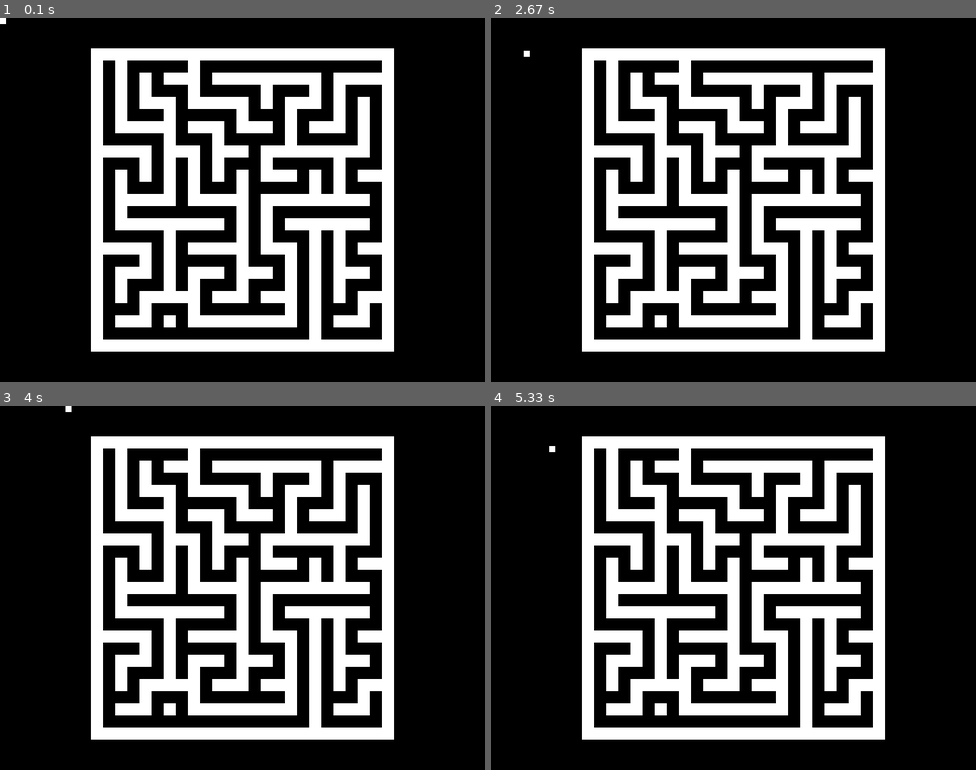
Above: before the commit, frames 1-4 (two rows, left to right).
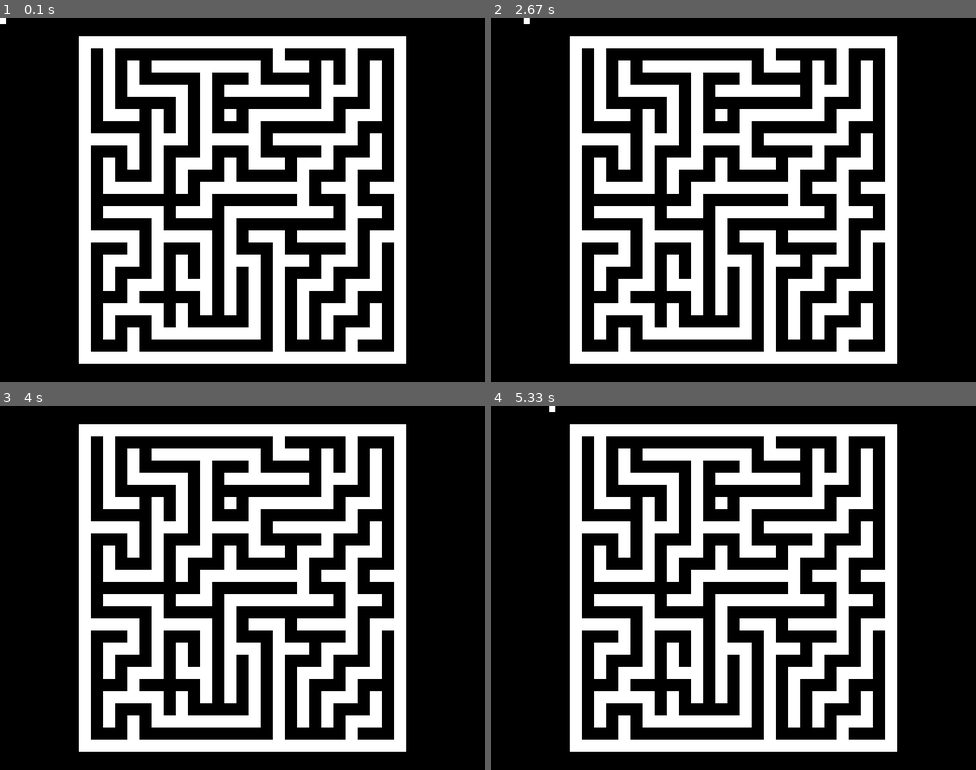
Above: after the commit, the same moments.

Repository: Casserole97/NEA
Game: pygame game, started from MAZE_PYGAME_PROTOTYPE.py
The game is run twice, just before and just after one commit, with the same random seed, the same clock (stepped at 60 frames per second) and the same inputs.
Inputs:
- Up to frame 1 (0.1 s): no input
- Up to frame 2 (2.67 s): hold Right 0.33-0.8 s; hold Up 0.83-1.13 s; hold Right 1.17-1.63 s; hold Left 1.67-2.2 s; hold Down 2.23-2.53 s; hold Left from 2.57 s (still down)
- Up to frame 3 (4 s): release Left at 2.97 s; hold Up 3-3.37 s; hold Right from 3.4 s (still down)
- Up to frame 4 (5.33 s): release Right at 4.03 s; hold Down 4.07-4.43 s; hold Left 4.47-4.93 s; hold Right from 4.97 s (still down)

The runs differ from the first frame. In frame 1, 50% of the frame differs, in the area x 16-84%, y 5-95%; in frame 2, 50%, in the area x 6-84%, y 0-95%; in frame 3, 50%; in frame 4, 50%.

Commit message:
Added two useful constants

Diff:
--- a/MAZE_PYGAME_PROTOTYPE.py
+++ b/MAZE_PYGAME_PROTOTYPE.py
@@ -14,10 +14,12 @@
 # Declaring variables.
 MAX_WIDTH = 800
 MAX_HEIGHT = 600
+COLOR1 = (255, 255, 255)
+COLOR2 = (0, 0, 0)
 
 # Creating the surface which will be displayed.
 DisplaySurface = pygame.display.set_mode((MAX_WIDTH, MAX_HEIGHT))
-DisplaySurface.fill((0, 0, 0))
+DisplaySurface.fill(COLOR2)
 pygame.display.set_caption("Game")
 
 # Basic class that acts as a coordinate on a map.
@@ -96,13 +98,13 @@
     # The grid is drawn on a new surface which is then returned.
     def DrawGrid(self):
         grid_surf = pygame.Surface((self.total_hor_pixels, self.total_ver_pixels))
-        grid_surf.fill((0, 0, 0))
+        grid_surf.fill(COLOR2)
         count1 = 0
         count2 = 0
         for row in self.grid:
             for tile in row:
                 if tile.type == "WALL":
-                    pygame.draw.rect(grid_surf, (255, 255, 255), pygame.Rect(count1, count2, self.tile_pixels, self.tile_pixels))
+                    pygame.draw.rect(grid_surf, COLOR1, pygame.Rect(count1, count2, self.tile_pixels, self.tile_pixels))
                 count1 += self.tile_pixels
             count1 = 0
             count2 += self.tile_pixels
@@ -163,10 +165,10 @@
 
 # Player class.
 class Player(pygame.sprite.Sprite):
-    def __init__(self, size):
+    def __init__(self, pixels):
         super().__init__()
-        self.surf = pygame.Surface((size, size))
-        self.surf.fill((255, 255, 255))
+        self.surf = pygame.Surface((pixels, pixels))
+        self.surf.fill(COLOR1)
         self.rect = self.surf.get_rect()
 
     def update(self, pressed_keys, speed):
@@ -180,18 +182,18 @@
             if pressed_keys[pygame.K_RIGHT]:
                 self.rect.move_ip(speed, 0)
 
-            # Prevents out of bounds movement.
-            if self.rect.left < 0:
-                self.rect.left = 0
-            if self.rect.right > MAX_WIDTH:
-                self.rect.right = MAX_WIDTH
-            if self.rect.top < 0:
-                self.rect.top = 0
-            if self.rect.bottom > MAX_HEIGHT:
-                self.rect.bottom = MAX_HEIGHT
+            # # Prevents out of bounds movement.
+            # if self.rect.left < 0:
+            #     self.rect.left = 0
+            # if self.rect.right > MAX_WIDTH:
+            #     self.rect.right = MAX_WIDTH
+            # if self.rect.top < 0:
+            #     self.rect.top = 0
+            # if self.rect.bottom > MAX_HEIGHT:
+            #     self.rect.bottom = MAX_HEIGHT
 
 # Initialize grid object, generate maze, and get surface object.
-maze1 = Grid(12, 12, 20)
+maze1 = Grid(13, 13, 20)
 maze1.RecursiveBacktracker(maze1.GetTile(1, 1), 0.05)
 maze1_surface = maze1.DrawGrid()
 
@@ -217,7 +219,7 @@
     p1.update(pressed_keys, 3)
 
     # Draw everything.
-    DisplaySurface.fill((0, 0, 0))
+    DisplaySurface.fill(COLOR2)
     DisplaySurface.blit(maze1_surface, ((MAX_WIDTH-maze1.total_hor_pixels)//2, ((MAX_HEIGHT-maze1.total_ver_pixels)//2)))
     DisplaySurface.blit(p1.surf, p1.rect)
 
